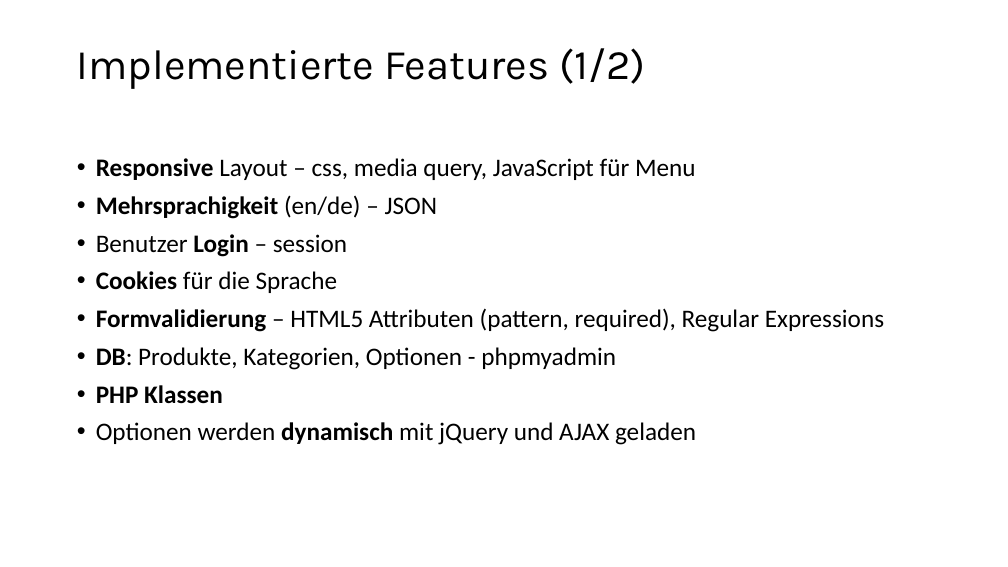
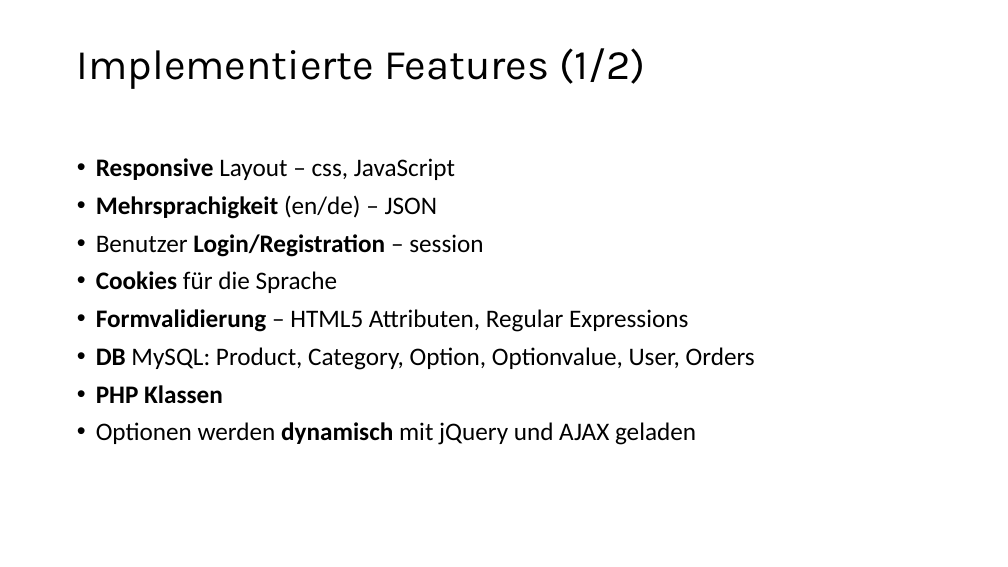
Before and after one commit to nanadouk/webshop, a slide deck: slide 2 of Presentation/presentation.pptx. Drawn at 1008x567 pixels with LibreOffice and Linux fonts; fonts in the diff are those of the drawing. Boxes give left, top, right and bottom in pixels: in the first picture for what was removed or moved away, otherwise in the second. Text is boxed around its words. In the diff, an @@ line names an element or a change of style, - is before the commit and + after.

```diff
--- a/Presentation/presentation.pptx
+++ b/Presentation/presentation.pptx
@@ text at <box>96,158,455,180</box>: text changed @@
-• Responsive Layout – css, media query, JavaScript für Menu
+• Responsive Layout – css, JavaScript
@@ text at <box>96,234,483,257</box>: text changed; bold on @@
-• Benutzer Login – session
+• Benutzer Login/Registration – session
@@ text at <box>96,309,755,370</box>: text changed @@
-• Formvalidierung – HTML5 Attributen (pattern, required), Regular Expressions
-• DB: Produkte, Kategorien, Optionen - phpmyadmin
+• Formvalidierung – HTML5 Attributen, Regular Expressions
+• DB MySQL: Product, Category, Option, Optionvalue, User, Orders
```
Also in this commit, not shown: 2 other slides changed, 29 other files.
